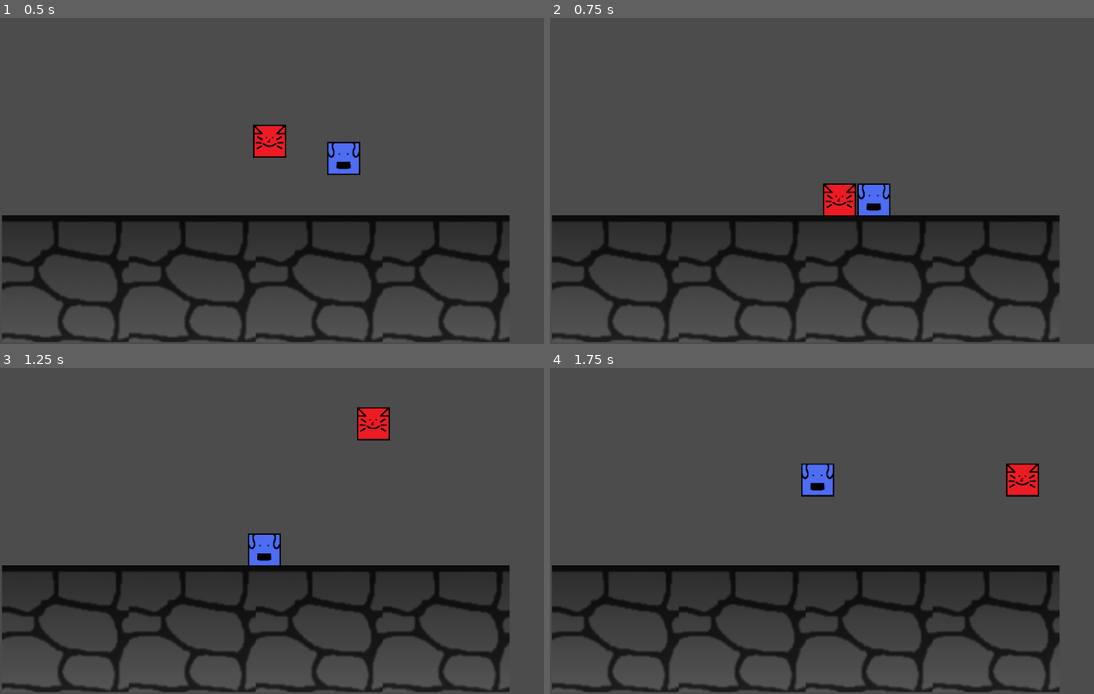
Above: before the commit, frames 1-4 (two rows, left to right).
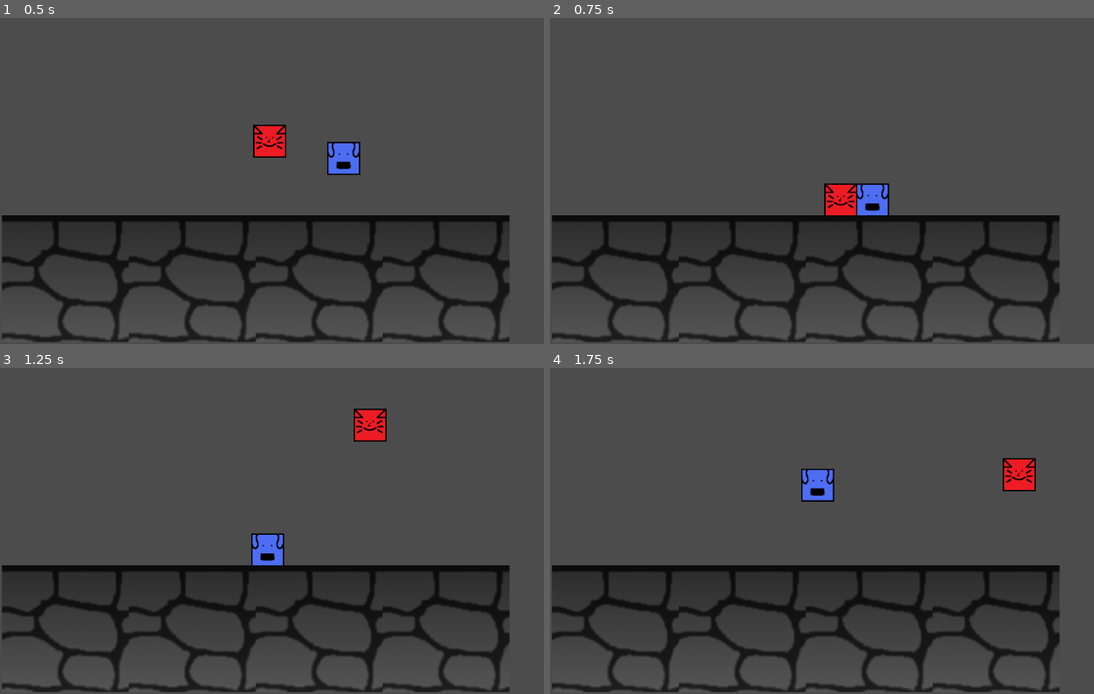
Above: after the commit, the same moments.

Repository: Pyro569/Stranded-in-the-Sewers
Game: Godot game, scene res://Game.tscn
Same seed, same stepped clock (60 frames per second), same inputs: the game is played once before the commit and once after it.
Inputs:
- Up to frame 1 (0.5 s): no input
- Up to frame 2 (0.75 s): hold D (move_right) from 0.53 s (still down); hold Left (move_left2) from 0.53 s (still down)
- Up to frame 3 (1.25 s): keep holding D (move_right); keep holding Left (move_left2); tap W (move_up) at 0.77, 1.07 s; tap Right (move_right2) at 0.8 s
- Up to frame 4 (1.75 s): keep holding D (move_right); release Left (move_left2) at 1.28 s; tap Right (move_right2) at 1.35 s; tap W (move_up) at 1.52 s; tap Up (move_up2) at 1.55 s

Frame 1 is identical in both runs. In frame 2, 0.4% of the frame differs, in the area x 50-63%, y 50-61%; in frame 3, 0.8%; in frame 4, 1.0%, in the area x 46-90%, y 27-42%.

Commit message:
better 2 player system
inheritance

Diff:
--- /dev/null
+++ b/Assets/Scripts/Cat.gd
@@ -0,0 +1,15 @@
+extends Player
+
+func _process(delta):
+	if Input.is_action_pressed("move_right"):
+		RightDown = true
+	else:
+		RightDown = false
+	if Input.is_action_pressed("move_left"):
+		LeftDown = true
+	else:
+		LeftDown = false
+	if Input.is_action_pressed("move_up"):
+		UpDown = true
+	else:
+		UpDown = false
--- /dev/null
+++ b/Assets/Scripts/Dog.gd
@@ -0,0 +1,15 @@
+extends Player
+
+func _process(delta):
+	if Input.is_action_pressed("move_right2"):
+		RightDown = true
+	else:
+		RightDown = false
+	if Input.is_action_pressed("move_left2"):
+		LeftDown = true
+	else:
+		LeftDown = false
+	if Input.is_action_pressed("move_up2"):
+		UpDown = true
+	else:
+		UpDown = false
--- a/Assets/Scripts/Player.gd
+++ b/Assets/Scripts/Player.gd
@@ -1,3 +1,4 @@
+class_name Player
 extends KinematicBody2D
 
 const GRAVITY = 20
@@ -8,16 +9,20 @@
 
 var maxSpeed = 300
 
+var RightDown = false
+var LeftDown = false
+var UpDown = false
+
 func _physics_process(delta):
-	if Input.is_action_pressed("move_right"):
+	if RightDown:
 		velocity.x = +maxSpeed
-	elif Input.is_action_pressed("move_left"):
+	elif LeftDown:
 		velocity.x = -maxSpeed
 	elif is_on_floor():
 		velocity.x = 0
 
 
-	if Input.is_action_pressed("move_up"):
+	if UpDown:
 		if is_on_floor():
 			velocity.y = - JUMPSPEED
 
--- a/Assets/Scripts/Player2.gd
+++ /dev/null
@@ -1,26 +0,0 @@
-extends KinematicBody2D
-
-const GRAVITY = 20
-const JUMPSPEED = 700
-const FLOOR = Vector2(0, -1)
-
-var velocity = Vector2.ZERO
-
-var maxSpeed = 300
-
-func _physics_process(delta):
-	if Input.is_action_pressed("move_right2"):
-		velocity.x = +maxSpeed
-	elif Input.is_action_pressed("move_left2"):
-		velocity.x = -maxSpeed
-	elif is_on_floor():
-		velocity.x = 0
-
-
-	if Input.is_action_pressed("move_up2"):
-		if is_on_floor():
-			velocity.y = - JUMPSPEED
-
-	velocity.y += GRAVITY
-
-	move_and_slide(velocity, FLOOR)
--- a/Game.tscn
+++ b/Game.tscn
@@ -1,11 +1,11 @@
 [gd_scene load_steps=13 format=2]
 
 [ext_resource path="res://Assets/Images/Unused/Cat.png" type="Texture" id=1]
-[ext_resource path="res://Assets/Scripts/Player.gd" type="Script" id=2]
+[ext_resource path="res://Assets/Scripts/Cat.gd" type="Script" id=2]
 [ext_resource path="res://Assets/Images/Unused/Ground.png" type="Texture" id=3]
 [ext_resource path="res://Assets/Images/Unused/Dog.png" type="Texture" id=4]
 [ext_resource path="res://Assets/Images/Unused/Drain.png" type="Texture" id=5]
-[ext_resource path="res://Assets/Scripts/Player2.gd" type="Script" id=6]
+[ext_resource path="res://Assets/Scripts/Dog.gd" type="Script" id=6]
 
 [sub_resource type="SpriteFrames" id=1]
 animations = [ {
@@ -92,39 +92,41 @@
 
 [node name="Game" type="Node"]
 
-[node name="Player1" type="Node2D" parent="."]
+[node name="Players" type="Node" parent="."]
 
-[node name="Player1" type="KinematicBody2D" parent="Player1"]
+[node name="Cat" type="Node2D" parent="Players"]
+
+[node name="KinematicBody2D" type="KinematicBody2D" parent="Players/Cat"]
 position = Vector2( 288, 30 )
 script = ExtResource( 2 )
 
-[node name="AnimatedSprite" type="AnimatedSprite" parent="Player1/Player1"]
+[node name="AnimatedSprite" type="AnimatedSprite" parent="Players/Cat/KinematicBody2D"]
 position = Vector2( 120, 108 )
 scale = Vector2( 0.5, 0.5 )
 frames = SubResource( 1 )
 animation = "walk"
 
-[node name="CollisionShape2D" type="CollisionShape2D" parent="Player1/Player1"]
+[node name="CollisionShape2D" type="CollisionShape2D" parent="Players/Cat/KinematicBody2D"]
 position = Vector2( 120, 108 )
 shape = SubResource( 2 )
 
-[node name="Camera2D" type="Camera2D" parent="Player1/Player1"]
+[node name="Camera2D" type="Camera2D" parent="Players/Cat/KinematicBody2D"]
 position = Vector2( 120, 108 )
 
-[node name="Player2" type="Node2D" parent="."]
+[node name="Dog" type="Node2D" parent="Players"]
 position = Vector2( 112, 26 )
 
-[node name="Player2" type="KinematicBody2D" parent="Player2"]
+[node name="KinematicBody2D" type="KinematicBody2D" parent="Players/Dog"]
 position = Vector2( 288, 30 )
 script = ExtResource( 6 )
 
-[node name="AnimatedSprite" type="AnimatedSprite" parent="Player2/Player2"]
+[node name="AnimatedSprite" type="AnimatedSprite" parent="Players/Dog/KinematicBody2D"]
 position = Vector2( 120, 108 )
 scale = Vector2( 0.5, 0.5 )
 frames = SubResource( 1 )
 animation = "up"
 
-[node name="CollisionShape2D" type="CollisionShape2D" parent="Player2/Player2"]
+[node name="CollisionShape2D" type="CollisionShape2D" parent="Players/Dog/KinematicBody2D"]
 position = Vector2( 120, 108 )
 shape = SubResource( 2 )
 
--- a/project.godot
+++ b/project.godot
@@ -7,6 +7,16 @@
 ;   param=value ; assign values to parameters
 
 config_version=4
+
+_global_script_classes=[ {
+"base": "KinematicBody2D",
+"class": "Player",
+"language": "GDScript",
+"path": "res://Assets/Scripts/Player.gd"
+} ]
+_global_script_class_icons={
+"Player": ""
+}
 
 [application]
 
